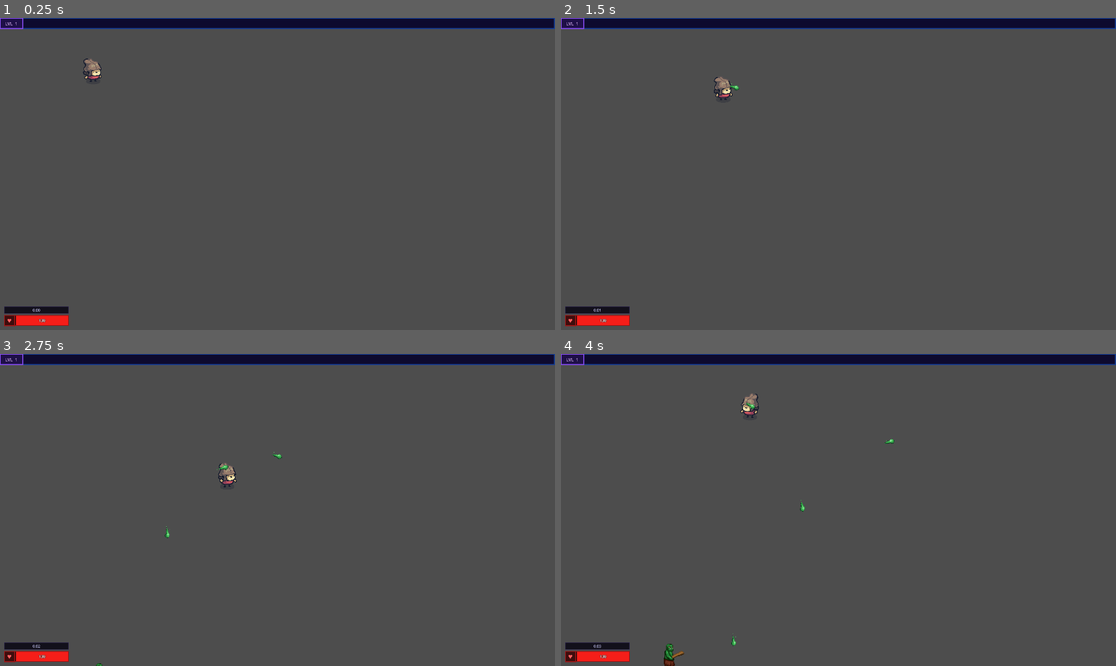
Above: before the commit, frames 1-4 (two rows, left to right).
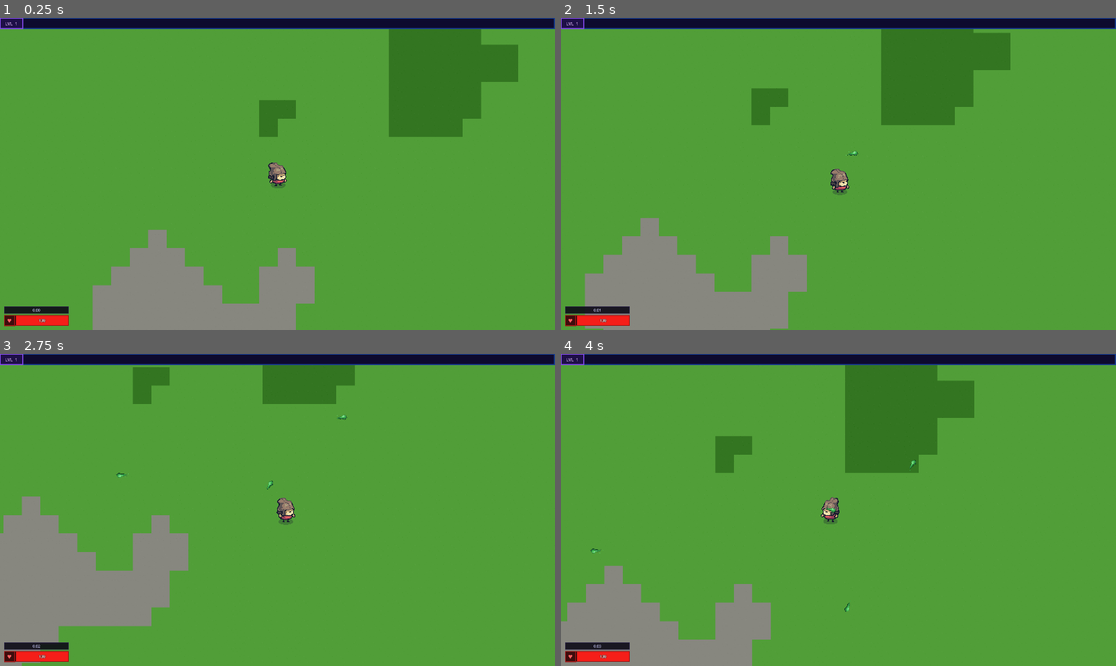
Above: after the commit, the same moments.

Repository: oguzhanaydiin/queendom-survivors
Game: Godot game, scene res://scenes/world/world.tscn
Same seed, same stepped clock (60 frames per second), same inputs: the game is played once before the commit and once after it.
Inputs (mouse positions are in pixels of both pictures, inside the frame that each line leads up to):
- Up to frame 1 (0.25 s): no input
- Up to frame 2 (1.5 s): tap Enter at 0.5 s; move the mouse to (960, 158) at 0.52 s; hold D (move_right) 0.53-1.28 s; move the mouse to (727, 189) at 1.27 s; hold S (move_down) from 1.28 s (still down)
- Up to frame 3 (2.75 s): move the mouse to (333, 441) at 2.02 s; release S (move_down) at 2.03 s; hold D (move_right) from 2.03 s (still down)
- Up to frame 4 (4 s): move the mouse to (810, 572) at 2.77 s; release D (move_right) at 2.78 s; hold W (move_up) 2.78-3.53 s; move the mouse to (1005, 556) at 3.52 s; hold A (move_left) from 3.53 s (still down)

The runs differ from the first frame. In frame 1, 96% of the frame differs, in the area x 0-100%, y 3-100%; in frame 2, 96%; in frame 3, 96%; in frame 4, 96%.

Commit message:
map creation and first map

Diff:
--- /dev/null
+++ b/scenes/maps/base_map.gd
@@ -0,0 +1,10 @@
+class_name BaseMap
+extends Node2D
+
+# Called by World after the player is instantiated and added to the scene.
+# Subclasses use this to start chunk generation anchored to the player.
+func initialize(player_node: Node2D) -> void:
+	pass
+
+func get_display_name() -> String:
+	return ""
--- /dev/null
+++ b/scenes/maps/enchanted_forest/enchanted_forest.gd
@@ -0,0 +1,149 @@
+class_name EnchantedForest
+extends BaseMap
+
+const TILE_GRASS      = 0
+const TILE_DARK_GRASS = 1
+const TILE_STONE      = 2
+const TILE_FLOWER     = 3
+
+const TILE_SIZE   = 64  # px
+const CHUNK_SIZE  = 16  # tiles per chunk
+const RENDER_DIST = 3   # chunks around player
+
+@onready var _tile_map: TileMapLayer = $TileMapLayer
+
+var _noise: FastNoiseLite
+var _generated_chunks: Dictionary = {}
+var _player: Node2D
+var _last_player_chunk := Vector2i(0x7FFFFFFF, 0x7FFFFFFF)
+
+
+func _ready() -> void:
+	_setup_noise()
+	_build_tileset()
+
+
+func _setup_noise() -> void:
+	_noise = FastNoiseLite.new()
+	_noise.noise_type = FastNoiseLite.TYPE_SIMPLEX_SMOOTH
+	_noise.seed = 42
+	_noise.frequency = 0.04
+
+
+# called by World after player is in the scene tree
+func initialize(player_node: Node2D) -> void:
+	_player = player_node
+	_generate_chunks_around(_player_chunk())
+
+
+func _process(_delta: float) -> void:
+	if not _player:
+		return
+	_stream_chunks()
+
+
+func get_display_name() -> String:
+	return "Enchanted Forest"
+
+
+func _stream_chunks() -> void:
+	var pc := _player_chunk()
+	if pc == _last_player_chunk:
+		return
+	_last_player_chunk = pc
+	for cx in range(pc.x - RENDER_DIST, pc.x + RENDER_DIST + 1):
+		for cy in range(pc.y - RENDER_DIST, pc.y + RENDER_DIST + 1):
+			var key := Vector2i(cx, cy)
+			if not _generated_chunks.has(key):
+				_generate_chunk(key)
+
+
+func _generate_chunks_around(center: Vector2i) -> void:
+	for cx in range(center.x - RENDER_DIST, center.x + RENDER_DIST + 1):
+		for cy in range(center.y - RENDER_DIST, center.y + RENDER_DIST + 1):
+			_generate_chunk(Vector2i(cx, cy))
+
+
+func _generate_chunk(chunk_coord: Vector2i) -> void:
+	_generated_chunks[chunk_coord] = true
+	var origin := chunk_coord * CHUNK_SIZE
+	for tx in range(CHUNK_SIZE):
+		for ty in range(CHUNK_SIZE):
+			var wtx := origin.x + tx
+			var wty := origin.y + ty
+			var tile_id := _tile_for_noise(_noise.get_noise_2d(wtx, wty))
+			_tile_map.set_cell(Vector2i(wtx, wty), tile_id, Vector2i(0, 0))
+
+
+func _player_chunk() -> Vector2i:
+	var tp := Vector2i(
+		int(floor(_player.global_position.x / TILE_SIZE)),
+		int(floor(_player.global_position.y / TILE_SIZE))
+	)
+	return Vector2i(
+		int(floor(float(tp.x) / CHUNK_SIZE)),
+		int(floor(float(tp.y) / CHUNK_SIZE))
+	)
+
+
+func _tile_for_noise(v: float) -> int:
+	# noise range is [-1, 1]
+	if v < -0.35:
+		return TILE_DARK_GRASS
+	elif v < 0.45:
+		return TILE_GRASS
+	elif v < 0.72:
+		return TILE_STONE
+	else:
+		return TILE_FLOWER
+
+
+# placeholder art - swap textures later
+func _build_tileset() -> void:
+	var ts := TileSet.new()
+	ts.tile_size = Vector2i(TILE_SIZE, TILE_SIZE)
+
+	var palette := {
+		TILE_GRASS:      Color(0.32, 0.62, 0.22),
+		TILE_DARK_GRASS: Color(0.20, 0.46, 0.13),
+		TILE_STONE:      Color(0.53, 0.53, 0.50),
+		TILE_FLOWER:     Color(0.38, 0.68, 0.28),
+	}
+
+	for tile_id in palette:
+		var src := TileSetAtlasSource.new()
+		src.texture = ImageTexture.create_from_image(_make_tile_image(tile_id, palette[tile_id]))
+		src.texture_region_size = Vector2i(TILE_SIZE, TILE_SIZE)
+		src.create_tile(Vector2i(0, 0))
+		ts.add_source(src, tile_id)
+
+	_tile_map.tile_set = ts
+
+
+func _make_tile_image(tile_id: int, base: Color) -> Image:
+	var img := Image.create(TILE_SIZE, TILE_SIZE, false, Image.FORMAT_RGBA8)
+	img.fill(base)
+
+	var rng := RandomNumberGenerator.new()
+	rng.seed = tile_id * 99991 + 7
+	for _i in range(60):
+		var px := rng.randi_range(0, TILE_SIZE - 1)
+		var py := rng.randi_range(0, TILE_SIZE - 1)
+		img.set_pixel(px, py, base.lightened(rng.randf_range(-0.07, 0.07)))
+
+	# flower dots
+	if tile_id == TILE_FLOWER:
+		var accents := [Color(0.90, 0.30, 0.70), Color(0.95, 0.85, 0.20), Color(0.85, 0.30, 0.35)]
+		for i in range(3):
+			var cx := 10 + i * 20
+			var cy := rng.randi_range(10, 22)
+			for dx in range(-2, 3):
+				for dy in range(-2, 3):
+					if dx * dx + dy * dy <= 4:
+						img.set_pixel(
+							clampi(cx + dx, 0, TILE_SIZE - 1),
+							clampi(cy + dy, 0, TILE_SIZE - 1),
+							accents[i]
+						)
+
+	return img
--- /dev/null
+++ b/scenes/maps/enchanted_forest/enchanted_forest.tscn
@@ -0,0 +1,8 @@
+[gd_scene format=3 uid="uid://enchforest001"]
+
+[ext_resource type="Script" path="res://scenes/maps/enchanted_forest/enchanted_forest.gd" id="1"]
+
+[node name="EnchantedForest" type="Node2D"]
+script = ExtResource("1")
+
+[node name="TileMapLayer" type="TileMapLayer" parent="."]
--- a/scenes/orc/orc.gd
+++ b/scenes/orc/orc.gd
@@ -24,7 +24,7 @@
 	if dmg_timer > 0:
 		dmg_timer -= delta
 
-	var player = get_tree().current_scene.get_node_or_null("Player")
+	var player = get_tree().get_first_node_in_group("player")
 	if player:
 		var dir = (player.global_position - global_position).normalized()
 		velocity = dir * speed
--- a/scenes/player/player.gd
+++ b/scenes/player/player.gd
@@ -21,6 +21,7 @@
 @onready var animated_sprite = $AnimatedSprite2D
 
 func _ready():
+	add_to_group("player")
 	shoot_timer = shoot_interval
 	current_hp = max_hp
 	collision_layer = 1
--- /dev/null
+++ b/scenes/player/player.tscn
@@ -0,0 +1,95 @@
+[gd_scene format=3 uid="uid://pawn001player"]
+
+[ext_resource type="Script" uid="uid://c063e5yoylum8" path="res://scenes/player/player.gd" id="1"]
+[ext_resource type="Texture2D" uid="uid://dn6atd5ma7hnj" path="res://assets/sprites/Pawn_Idle.png" id="2"]
+
+[sub_resource type="AtlasTexture" id="AtlasTexture_1"]
+atlas = ExtResource("2")
+region = Rect2(0, 0, 192, 192)
+
+[sub_resource type="AtlasTexture" id="AtlasTexture_2"]
+atlas = ExtResource("2")
+region = Rect2(192, 0, 192, 192)
+
+[sub_resource type="AtlasTexture" id="AtlasTexture_3"]
+atlas = ExtResource("2")
+region = Rect2(384, 0, 192, 192)
+
+[sub_resource type="AtlasTexture" id="AtlasTexture_4"]
+atlas = ExtResource("2")
+region = Rect2(576, 0, 192, 192)
+
+[sub_resource type="AtlasTexture" id="AtlasTexture_5"]
+atlas = ExtResource("2")
+region = Rect2(768, 0, 192, 192)
+
+[sub_resource type="AtlasTexture" id="AtlasTexture_6"]
+atlas = ExtResource("2")
+region = Rect2(960, 0, 192, 192)
+
+[sub_resource type="AtlasTexture" id="AtlasTexture_7"]
+atlas = ExtResource("2")
+region = Rect2(1152, 0, 192, 192)
+
+[sub_resource type="AtlasTexture" id="AtlasTexture_8"]
+atlas = ExtResource("2")
+region = Rect2(1344, 0, 192, 192)
+
+[sub_resource type="SpriteFrames" id="SF_1"]
+animations = [{
+"frames": [{
+"duration": 1.0,
+"texture": SubResource("AtlasTexture_1")
+}, {
+"duration": 1.0,
+"texture": SubResource("AtlasTexture_2")
+}, {
+"duration": 1.0,
+"texture": SubResource("AtlasTexture_3")
+}, {
+"duration": 1.0,
+"texture": SubResource("AtlasTexture_4")
+}, {
+"duration": 1.0,
+"texture": SubResource("AtlasTexture_5")
+}, {
+"duration": 1.0,
+"texture": SubResource("AtlasTexture_6")
+}, {
+"duration": 1.0,
+"texture": SubResource("AtlasTexture_7")
+}, {
+"duration": 1.0,
+"texture": SubResource("AtlasTexture_8")
+}],
+"loop": true,
+"name": &"idle",
+"speed": 1.0
+}, {
+"frames": [],
+"loop": false,
+"name": &"shoot",
+"speed": 4.0
+}, {
+"frames": [],
+"loop": true,
+"name": &"walk",
+"speed": 8.0
+}]
+
+[node name="Player" type="CharacterBody2D"]
+scale = Vector2(14, 14)
+collision_mask = 0
+script = ExtResource("1")
+
+[node name="AnimatedSprite2D" type="AnimatedSprite2D" parent="."]
+texture_filter = 1
+scale = Vector2(0.09, 0.09)
+sprite_frames = SubResource("SF_1")
+animation = &"idle"
+autoplay = "idle"
+
+[node name="CollisionPolygon2D" type="CollisionPolygon2D" parent="."]
+polygon = PackedVector2Array(-0.20000076, -2.7999992, 1.7999992, -1.7999992, 2.2000008, 0.40000153, 2.2000008, 2, 0.9999962, 2.800003, -0.79999924, 3, -2.2000008, 2, -2.4000015, 0, -2.4000015, -2.5999985)
+
+[connection signal="animation_finished" from="AnimatedSprite2D" to="." method="_on_animated_sprite_2d_animation_finished"]
--- a/scenes/world/world.gd
+++ b/scenes/world/world.gd
@@ -1,58 +1,115 @@
 extends Node2D
 
+# Assign in the editor (or from a character-select / stage-select screen).
+@export var character_scene: PackedScene
+@export var map_scene: PackedScene
 @export var enemy_scene: PackedScene
-@export var spawn_interval = 2.0
+@export var spawn_interval: float = 2.0
 
-var spawn_timer = 0.0
+var _player: Node2D
+var _map: BaseMap
+var _camera: Camera2D
 var _hud: CanvasLayer
+var _spawn_timer: float
 var _game_over: bool = false
 
-func _ready():
-	spawn_timer = spawn_interval
+
+func _ready() -> void:
+	_spawn_timer = spawn_interval
+	_spawn_map()
+	_spawn_player()
+	_setup_camera()
 	_setup_hud()
 
+
+# ---------------------------------------------------------------------------
+# Setup helpers
+# ---------------------------------------------------------------------------
+
+func _spawn_map() -> void:
+	if not map_scene:
+		push_error("World: no map_scene assigned")
+		return
+	_map = map_scene.instantiate()
+	add_child(_map)
+	move_child(_map, 0)  # keep map behind everything else
+
+
+func _spawn_player() -> void:
+	if not character_scene:
+		push_error("World: no character_scene assigned")
+		return
+	_player = character_scene.instantiate()
+	_player.name = "Player"
+	_player.position = Vector2.ZERO
+	add_child(_player)
+
+	if _map:
+		_map.initialize(_player)
+
+
+func _setup_camera() -> void:
+	_camera = $Camera2D
+	# Reparent the camera to the player so it follows automatically.
+	# When the player is swapped between runs, call this again with the new player.
+	_camera.reparent(_player, false)
+	_camera.position = Vector2.ZERO
+
+
 func _setup_hud() -> void:
-	var hud_script = preload("res://scenes/hud/hud.gd")
+	var hud_script := preload("res://scenes/hud/hud.gd")
 	_hud = CanvasLayer.new()
 	_hud.set_script(hud_script)
 	_hud.name = "HUD"
 	add_child(_hud)
 
-	var player = get_node("Player")
-	player.stats_changed.connect(_hud.update_stats)
-	player.player_died.connect(_on_player_died)
-	player.damage_taken.connect(_hud.flash_damage)
-	_hud.update_stats(player.current_hp, player.max_hp, player.current_xp, player.xp_to_next_level, player.level)
+	_player.stats_changed.connect(_hud.update_stats)
+	_player.player_died.connect(_on_player_died)
+	_player.damage_taken.connect(_hud.flash_damage)
+	_hud.update_stats(
+		_player.current_hp, _player.max_hp,
+		_player.current_xp, _player.xp_to_next_level,
+		_player.level
+	)
+
+
+# ---------------------------------------------------------------------------
+# Game loop
+# ---------------------------------------------------------------------------
 
 func _on_player_died() -> void:
 	_game_over = true
 	_hud.show_game_over()
 	get_tree().paused = true
 
-func _process(delta):
+
+func _process(delta: float) -> void:
 	if _game_over:
 		return
-	spawn_timer -= delta
-	if spawn_timer <= 0:
-		spawn_timer = spawn_interval
-		spawn_enemy()
+	_spawn_timer -= delta
+	if _spawn_timer <= 0:
+		_spawn_timer = spawn_interval
+		_spawn_enemy()
 
-func spawn_enemy():
-	if not enemy_scene:
+
+func _spawn_enemy() -> void:
+	if not enemy_scene or not _camera:
 		return
-	var enemy = enemy_scene.instantiate()
-	var viewport_size = get_viewport().get_visible_rect().size
-	var spawn_pos = Vector2.ZERO
-	var side = randi() % 4
-	var margin = 50
-	match side:
-		0:
-			spawn_pos = Vector2(randf_range(0, viewport_size.x), -margin)
-		1:
-			spawn_pos = Vector2(randf_range(0, viewport_size.x), viewport_size.y + margin)
-		2:
-			spawn_pos = Vector2(-margin, randf_range(0, viewport_size.y))
-		3:
-			spawn_pos = Vector2(viewport_size.x + margin, randf_range(0, viewport_size.y))
+
+	var vp_size   := get_viewport().get_visible_rect().size
+	var cam_center := _camera.global_position
+	var margin    := 80.0
+
+	var half_w := vp_size.x * 0.5
+	var half_h := vp_size.y * 0.5
+
+	var spawn_pos := Vector2.ZERO
+	match randi() % 4:
+		0: spawn_pos = Vector2(cam_center.x + randf_range(-half_w, half_w), cam_center.y - half_h - margin)
+		1: spawn_pos = Vector2(cam_center.x + randf_range(-half_w, half_w), cam_center.y + half_h + margin)
+		2: spawn_pos = Vector2(cam_center.x - half_w - margin, cam_center.y + randf_range(-half_h, half_h))
+		3: spawn_pos = Vector2(cam_center.x + half_w + margin, cam_center.y + randf_range(-half_h, half_h))
+
+	var enemy := enemy_scene.instantiate()
 	enemy.global_position = spawn_pos
 	add_child(enemy)
--- a/scenes/world/world.tscn
+++ b/scenes/world/world.tscn
@@ -1,102 +1,16 @@
 [gd_scene format=3 uid="uid://c5eody6xp8laa"]
 
 [ext_resource type="Script" uid="uid://bdgv5c273j8lt" path="res://scenes/world/world.gd" id="1"]
-[ext_resource type="Script" uid="uid://c063e5yoylum8" path="res://scenes/player/player.gd" id="2"]
-[ext_resource type="PackedScene" uid="uid://cqymvyl8wt6vy" path="res://scenes/orc/orc.tscn" id="4"]
-[ext_resource type="Texture2D" uid="uid://dn6atd5ma7hnj" path="res://assets/sprites/Pawn_Idle.png" id="4_aqk2v"]
+[ext_resource type="PackedScene" uid="uid://cqymvyl8wt6vy" path="res://scenes/orc/orc.tscn" id="2"]
+[ext_resource type="PackedScene" uid="uid://pawn001player" path="res://scenes/player/player.tscn" id="3"]
+[ext_resource type="PackedScene" uid="uid://enchforest001" path="res://scenes/maps/enchanted_forest/enchanted_forest.tscn" id="4"]
 
-[sub_resource type="AtlasTexture" id="AtlasTexture_036b0"]
-atlas = ExtResource("4_aqk2v")
-region = Rect2(0, 0, 192, 192)
+[node name="World" type="Node2D"]
+script = ExtResource("1")
+character_scene = ExtResource("3")
+map_scene = ExtResource("4")
+enemy_scene = ExtResource("2")
 
-[sub_resource type="AtlasTexture" id="AtlasTexture_dwbse"]
-atlas = ExtResource("4_aqk2v")
-region = Rect2(192, 0, 192, 192)
-
-[sub_resource type="AtlasTexture" id="AtlasTexture_pkg7o"]
-atlas = ExtResource("4_aqk2v")
-region = Rect2(384, 0, 192, 192)
-
-[sub_resource type="AtlasTexture" id="AtlasTexture_gbfbk"]
-atlas = ExtResource("4_aqk2v")
-region = Rect2(576, 0, 192, 192)
-
-[sub_resource type="AtlasTexture" id="AtlasTexture_ioo17"]
-atlas = ExtResource("4_aqk2v")
-region = Rect2(768, 0, 192, 192)
-
-[sub_resource type="AtlasTexture" id="AtlasTexture_wse8f"]
-atlas = ExtResource("4_aqk2v")
-region = Rect2(960, 0, 192, 192)
-
-[sub_resource type="AtlasTexture" id="AtlasTexture_ic0uy"]
-atlas = ExtResource("4_aqk2v")
-region = Rect2(1152, 0, 192, 192)
-
-[sub_resource type="AtlasTexture" id="AtlasTexture_k3n1d"]
-atlas = ExtResource("4_aqk2v")
-region = Rect2(1344, 0, 192, 192)
-
-[sub_resource type="SpriteFrames" id="SF_1"]
-animations = [{
-"frames": [{
-"duration": 1.0,
-"texture": SubResource("AtlasTexture_036b0")
-}, {
-"duration": 1.0,
-"texture": SubResource("AtlasTexture_dwbse")
-}, {
-"duration": 1.0,
-"texture": SubResource("AtlasTexture_pkg7o")
-}, {
-"duration": 1.0,
-"texture": SubResource("AtlasTexture_gbfbk")
-}, {
-"duration": 1.0,
-"texture": SubResource("AtlasTexture_ioo17")
-}, {
-"duration": 1.0,
-"texture": SubResource("AtlasTexture_wse8f")
-}, {
-"duration": 1.0,
-"texture": SubResource("AtlasTexture_ic0uy")
-}, {
-"duration": 1.0,
-"texture": SubResource("AtlasTexture_k3n1d")
-}],
-"loop": true,
-"name": &"idle",
-"speed": 1.0
-}, {
-"frames": [],
-"loop": false,
-"name": &"shoot",
-"speed": 4.0
-}, {
-"frames": [],
-"loop": true,
-"name": &"walk",
-"speed": 8.0
-}]
-
-[node name="World" type="Node2D" unique_id=1543137810]
-script = ExtResource("1")
-enemy_scene = ExtResource("4")
-
-[node name="Player" type="CharacterBody2D" parent="." unique_id=1455280721]
-position = Vector2(320, 180)
-scale = Vector2(14, 14)
-collision_mask = 0
-script = ExtResource("2")
-
-[node name="AnimatedSprite2D" type="AnimatedSprite2D" parent="Player" unique_id=265118827]
-texture_filter = 1
-scale = Vector2(0.09, 0.09)
-sprite_frames = SubResource("SF_1")
-animation = &"idle"
-autoplay = "idle"
-
-[node name="CollisionPolygon2D" type="CollisionPolygon2D" parent="Player" unique_id=1304439180]
-polygon = PackedVector2Array(-0.20000076, -2.7999992, 1.7999992, -1.7999992, 2.2000008, 0.40000153, 2.2000008, 2, 0.9999962, 2.800003, -0.79999924, 3, -2.2000008, 2, -2.4000015, 0, -2.4000015, -2.5999985)
-
-[connection signal="animation_finished" from="Player/AnimatedSprite2D" to="Player" method="_on_animated_sprite_2d_animation_finished"]
+[node name="Camera2D" type="Camera2D" parent="."]
+position_smoothing_enabled = true
+position_smoothing_speed = 10.0
--- a/scenes/xp_gem/xp_gem.gd
+++ b/scenes/xp_gem/xp_gem.gd
@@ -10,7 +10,7 @@
 	z_index = 1
 
 func _process(delta: float) -> void:
-	var player = get_tree().current_scene.get_node_or_null("Player")
+	var player = get_tree().get_first_node_in_group("player")
 	if not player:
 		return
 
Not shown, added: scenes/maps/base_map.gd.uid
Not shown, added: scenes/maps/enchanted_forest/enchanted_forest.gd.uid
